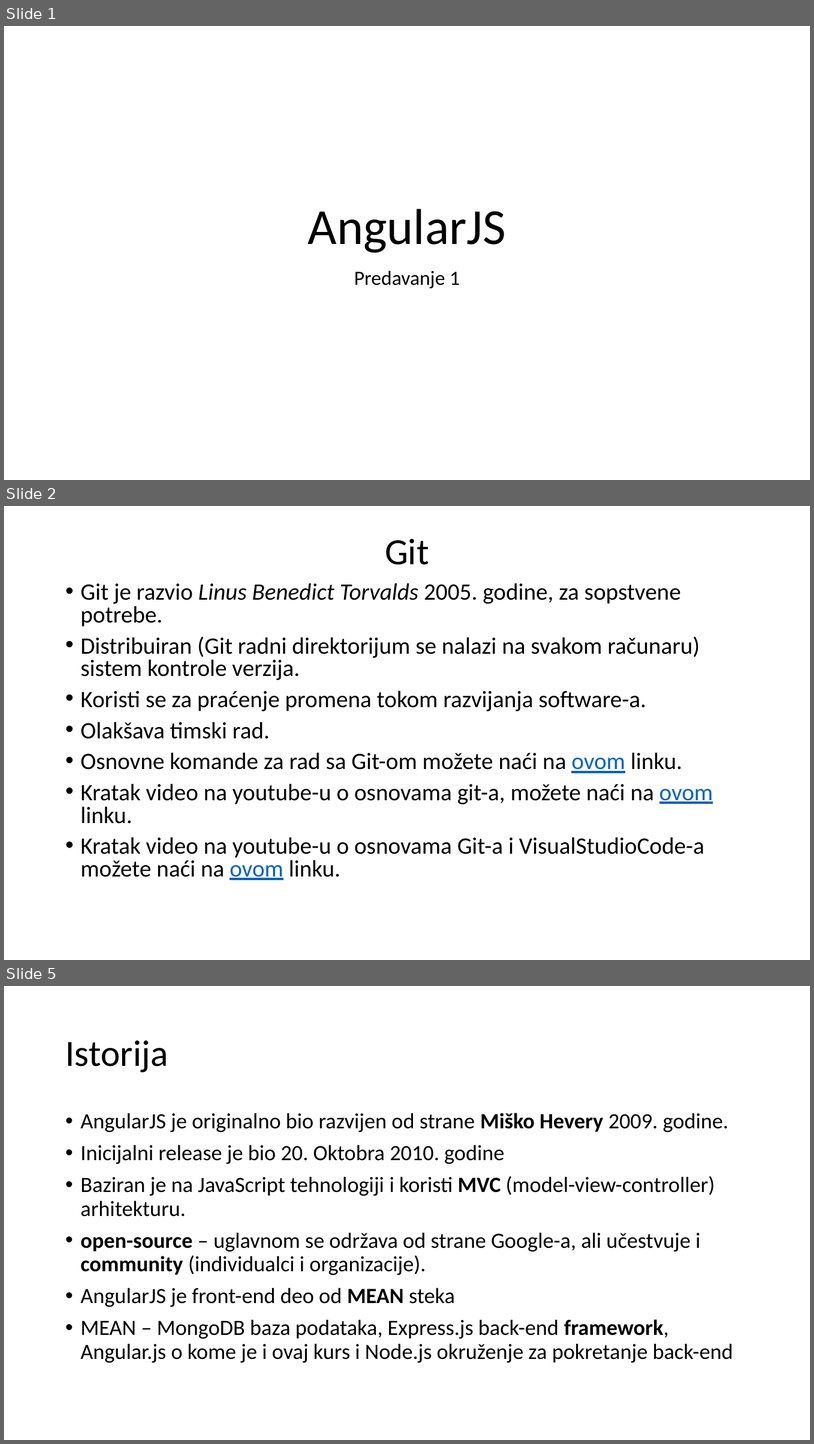
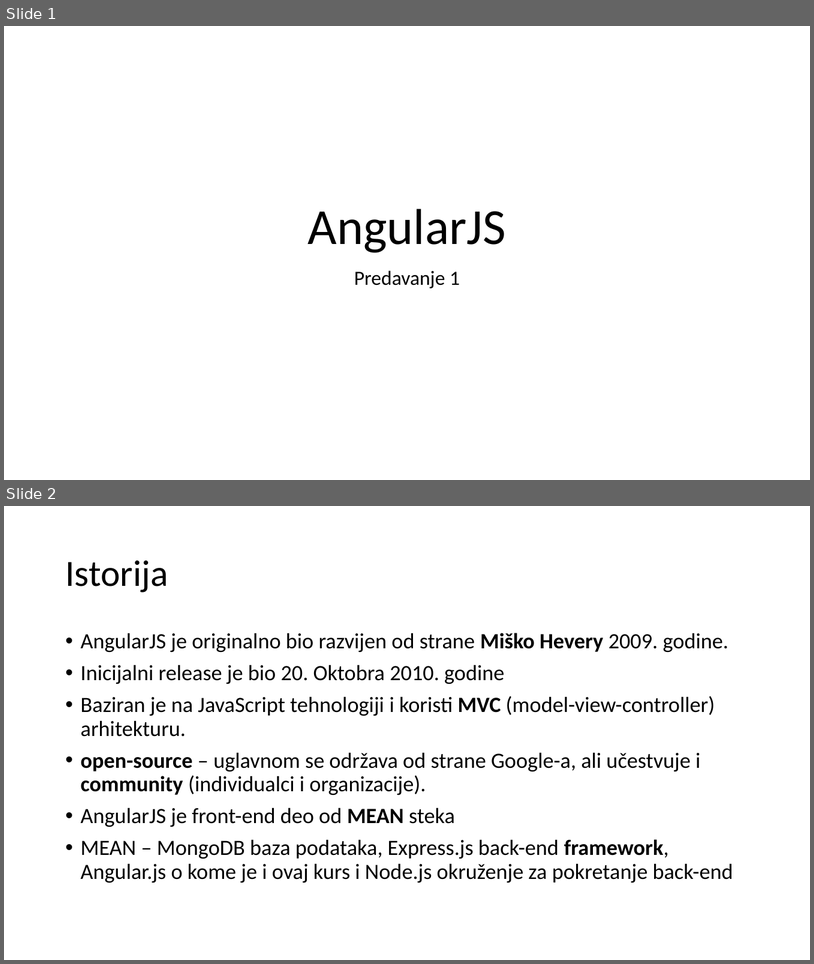
Before and after one commit to daniloMogin/kurs, a slide deck: AngularJS.pptx. Shown one above the other, each under a label of ours: slides 1, 2 and 5 before the commit, slides 1 and 2 after it; the slides between them are not shown. The pictures are 814x1444 and 814x964 pixels, drawn with LibreOffice and Linux fonts; fonts in the diff are those of the drawing. Boxes give left, top, right and bottom in pixels: in the first picture for what was removed or moved away, otherwise in the second. Text is boxed around its words. In the diff, an @@ line names an element or a change of style, - is before the commit and + after.

```diff
--- a/AngularJS.pptx
+++ b/AngularJS.pptx
@@ slide 2 removed at <box>4,506,810,960</box>, background #FFFFFF @@
@@ title removed at <box>385,538,429,565</box> @@
-Git
@@ text removed at <box>81,583,714,880</box> @@
-• Git je razvio Linus Benedict Torvalds 2005. godine, za sopstvene potrebe.
-• Distribuiran (Git radni direktorijum se nalazi na svakom računaru) sistem kontrole verzija.
-• Koristi se za praćenje promena tokom razvijanja software-a.
-• Olakšava timski rad.
-• Osnovne komande za rad sa Git-om možete naći na ovom linku.
-• Kratak video na youtube-u o osnovama git-a, možete naći na ovom linku.
-• Kratak video na youtube-u o osnovama Git-a i VisualStudioCode-a možete naći na ovom linku.
@@ what was slide 5 is now slide 2 @@
```
Also in this commit, not shown: 2 slides added, 3 other slides removed.
